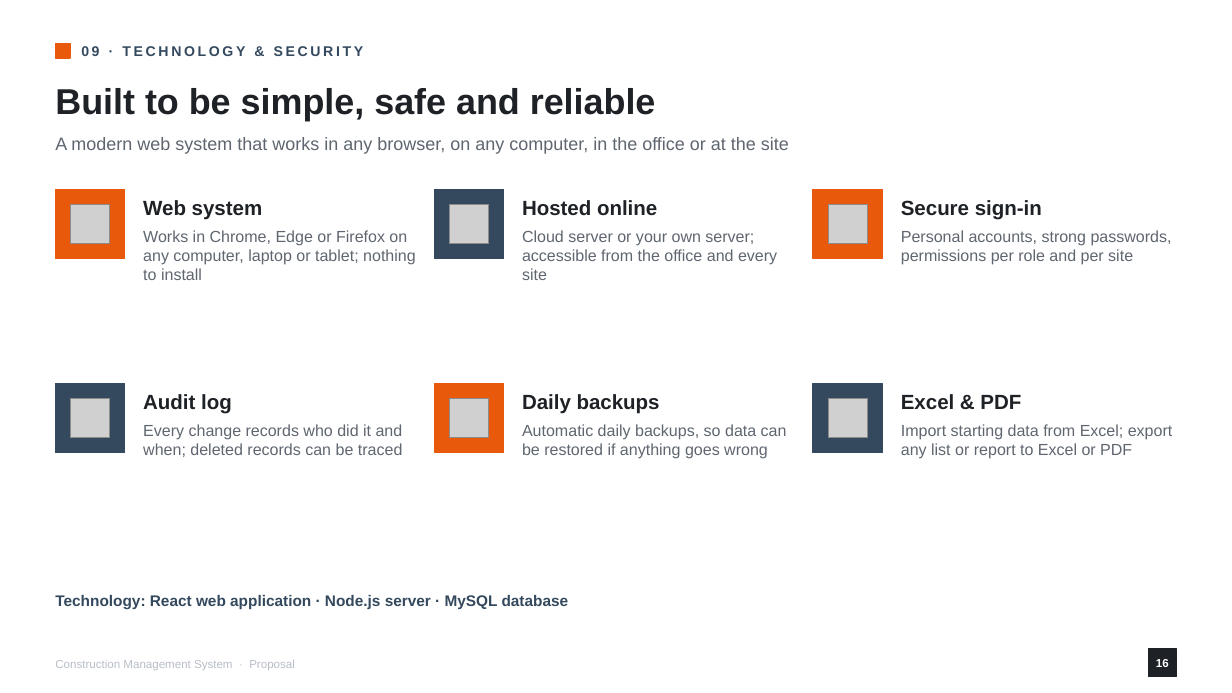
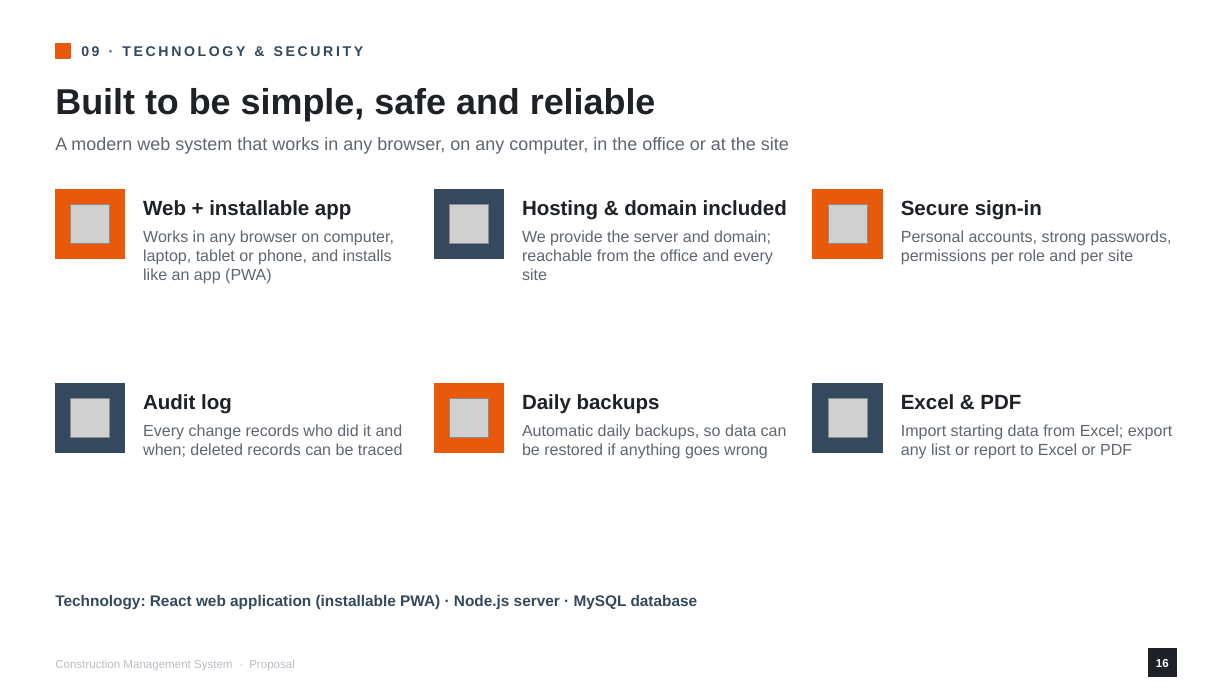
Before and after one commit to Abakas-Tech/ems-client, a slide deck: slide 16 of docs/proposals/Construction_Management_System_Proposal.pptx. Drawn at 1232x693 pixels with LibreOffice and Linux fonts; fonts in the diff are those of the drawing; grey boxes stand for pictures. Boxes give left, top, right and bottom in pixels: in the first picture for what was removed or moved away, otherwise in the second. Text is boxed around its words. In the diff, an @@ line names an element or a change of style, - is before the commit and + after.

```diff
--- a/docs/proposals/Construction_Management_System_Proposal.pptx
+++ b/docs/proposals/Construction_Management_System_Proposal.pptx
@@ text at (x1=143, y1=200, x2=351, y2=220): text changed @@
-Web system
+Web + installable app
@@ text at (x1=522, y1=200, x2=787, y2=220): text changed @@
-Hosted online
+Hosting & domain included
@@ text at (x1=143, y1=230, x2=394, y2=284): text changed @@
-Works in Chrome, Edge or Firefox on any computer, laptop or tablet; nothing to install
+Works in any browser on computer, laptop, tablet or phone, and installs like an app (PWA)
@@ text at (x1=522, y1=230, x2=773, y2=280): text changed @@
-Cloud server or your own server; accessible from the office and every site
+We provide the server and domain; reachable from the office and every site
@@ text at (x1=55, y1=595, x2=698, y2=610): text changed @@
-Technology: React web application · Node.js server · MySQL database
+Technology: React web application (installable PWA) · Node.js server · MySQL database
```
Also in this commit, not shown: 1 other slide changed, 1 other file.
